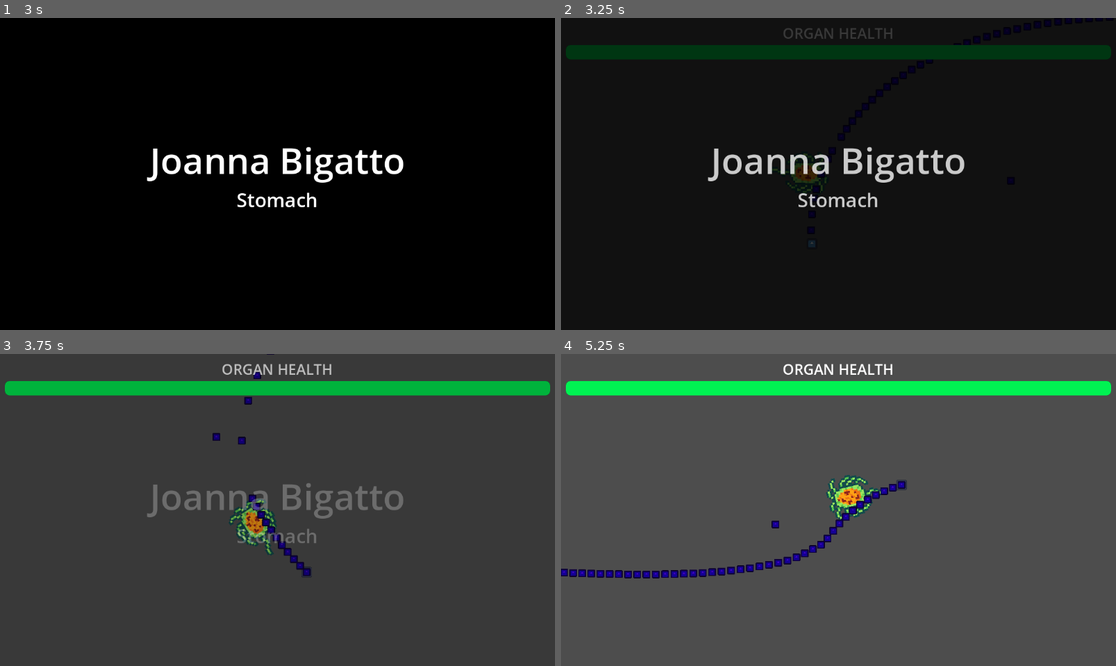
Above: before the commit, frames 1-4 (two rows, left to right).
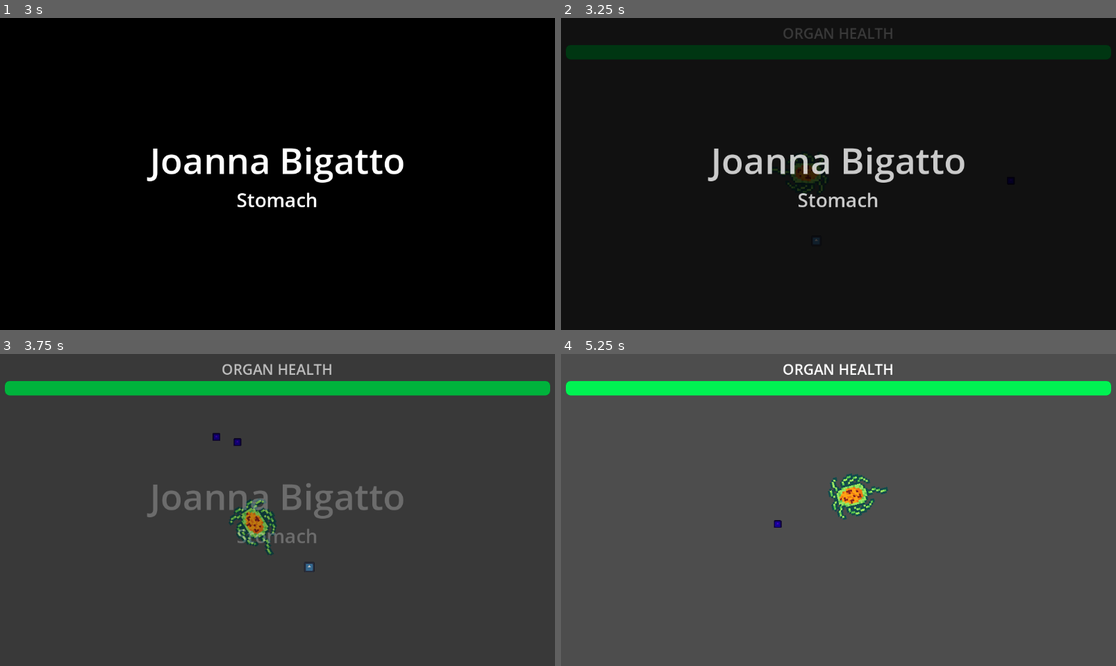
Above: after the commit, the same moments.

Repository: bgalerani94/godot-wild-jam-83
Game: Godot game, scene res://Prototypes/Scenes/Biga_enemy_follow_player.tscn
Two runs of this game, one before a commit and one after it. Both use one fixed random seed, a clock stepped at 60 frames per second and the inputs below. This scene is started directly instead of the project's main scene. The engine's default icon, where the game draws it, is replaced by a stand-in: a white triangle on a blue panel in a dark square.
Inputs (mouse positions are in pixels of both pictures, inside the frame that each line leads up to):
- Up to frame 1 (3 s): tap Enter (ui_accept) at 0.5, 0.77, 1.25, 1.52, 2, 2.75 s; move the mouse to (249, 236) at 0.52 s; press the mouse at (249, 236) at 0.53 s; hold W (move_up) 0.53-2.03 s; move the mouse to (444, 220) at 1.27 s; release the mouse at (444, 220) at 1.28 s; click (444, 220) at 1.35 s; move the mouse to (111, 127) at 2.02 s; press the mouse at (111, 127) at 2.03 s; hold A (move_left) from 2.03 s (still down); move the mouse to (305, 174) at 2.77 s; release the mouse at (305, 174) at 2.78 s; click (305, 174) at 2.85 s
- Up to frame 2 (3.25 s): keep holding A (move_left); tap Enter (ui_accept) at 3.02 s
- Up to frame 3 (3.75 s): move the mouse to (194, 432) at 3.52 s; release A (move_left) at 3.53 s; press the mouse at (194, 432) at 3.53 s; hold S (move_down) from 3.53 s (still down)
- Up to frame 4 (5.25 s): tap Enter (ui_accept) at 3.77, 4.52 s; move the mouse to (960, 494) at 4.27 s; release S (move_down) at 4.28 s; release the mouse at (960, 494) at 4.28 s; hold D (move_right) 4.28-5.03 s; click (960, 494) at 4.35 s; move the mouse to (727, 525) at 5.02 s; press the mouse at (727, 525) at 5.03 s; hold W (move_up) from 5.03 s (still down)

Frame 1 is identical in both runs. In frame 2, less than 0.1% of the frame differs, in the area x 44-96%, y 0-74%; in frame 3, 0.5%; in frame 4, 2.1%, in the area x 0-63%, y 38-72%.

Commit message:
Player shooting
Enemy maintaining a "safe" distance from the player

Enemy shooting every x seconds

Enemy now has a shooting area

Diff:
--- a/Player/Scenes/Player.tscn
+++ b/Player/Scenes/Player.tscn
@@ -31,9 +31,6 @@
 [sub_resource type="RectangleShape2D" id="RectangleShape2D_0qu43"]
 size = Vector2(126, 126)
 
-[sub_resource type="RectangleShape2D" id="RectangleShape2D_7jgbj"]
-size = Vector2(130, 129.5)
-
 [node name="Player" type="CharacterBody2D" groups=["Player"]]
 collision_mask = 2
 script = ExtResource("1_0qu43")
@@ -60,11 +57,3 @@
 position_smoothing_speed = 3.0
 
 [node name="OrganDamageComponent" parent="." instance=ExtResource("5_7jgbj")]
-
-[node name="Area2D" type="Area2D" parent="."]
-
-[node name="Collision_Down" type="CollisionShape2D" parent="Area2D"]
-position = Vector2(0, -0.25)
-shape = SubResource("RectangleShape2D_7jgbj")
-
-[connection signal="body_entered" from="Area2D" to="." method="_on_area_2d_body_entered"]
--- a/Scenes/biga__test_enemy_2.tscn
+++ b/Scenes/biga__test_enemy_2.tscn
@@ -6,6 +6,9 @@
 
 [sub_resource type="RectangleShape2D" id="RectangleShape2D_dgx7e"]
 size = Vector2(22, 22)
+
+[sub_resource type="CircleShape2D" id="CircleShape2D_46q8v"]
+radius = 87.0057
 
 [node name="Biga_Enemy_2" type="CharacterBody2D" groups=["Enemy"]]
 collision_layer = 2
@@ -23,4 +26,12 @@
 
 [node name="Bullets" type="Node2D" parent="."]
 
+[node name="Area2D" type="Area2D" parent="."]
+collision_layer = 2
+
+[node name="CollisionShape2D" type="CollisionShape2D" parent="Area2D"]
+shape = SubResource("CircleShape2D_46q8v")
+
 [connection signal="timeout" from="Shoot_Timer" to="." method="_on_shoot_timer_timeout"]
+[connection signal="body_entered" from="Area2D" to="." method="_on_area_2d_body_entered"]
+[connection signal="body_exited" from="Area2D" to="." method="_on_area_2d_body_exited"]
--- a/Scripts/biga__test_enemy_2.gd
+++ b/Scripts/biga__test_enemy_2.gd
@@ -3,8 +3,10 @@
 @export var bulletScn: PackedScene
 @export var speed := 150
 @export var stop_distance := 150
+@export var evade_distance := 140
 var player : Node2D
-var shoot = true;
+var shoot = false
+var canwalk = true
 
 func _ready():
 	player = get_node_or_null("../Player")
@@ -20,15 +22,11 @@
 
 	if distance_target > stop_distance:
 		velocity = direction * speed
-	elif distance_target < stop_distance:
+	elif distance_target < evade_distance:
 		velocity = -direction * speed
 	else:
 		velocity = Vector2.ZERO
 	move_and_slide()
-
-	if distance_target < stop_distance:
-		_on_shoot_timer_timeout()
-
 
 func fire() -> void:
 	var bullet = bulletScn.instantiate()
@@ -39,4 +37,16 @@
 
 
 func _on_shoot_timer_timeout() -> void:
+	fire()#shoot = false
+
+
+func _on_area_2d_body_entered(body: Node2D) -> void:
 	fire()
+	$Shoot_Timer.start()
+	shoot = true
+	print("CU CABELUDO")
+
+
+func _on_area_2d_body_exited(body: Node2D) -> void:
+	$Shoot_Timer.stop()
+	shoot = false
Not shown: 1 places in Player/Scenes/Player.tscn that only renumber resources
Not shown: 1 places in Scenes/biga__test_enemy_2.tscn that only renumber resources
